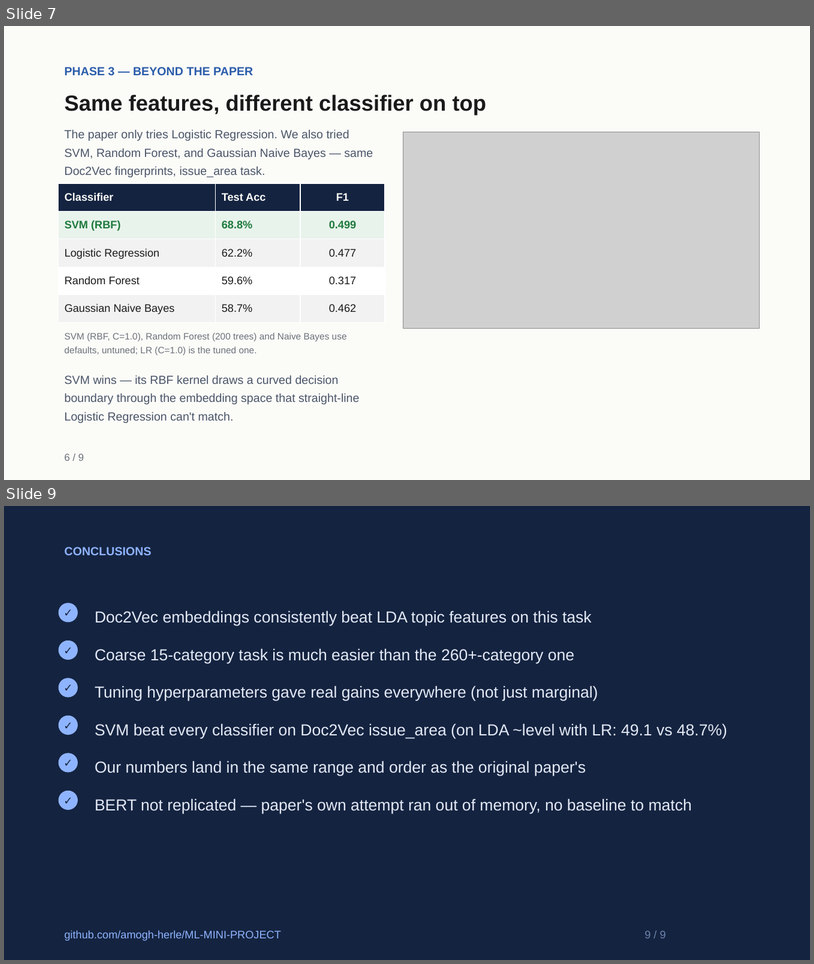
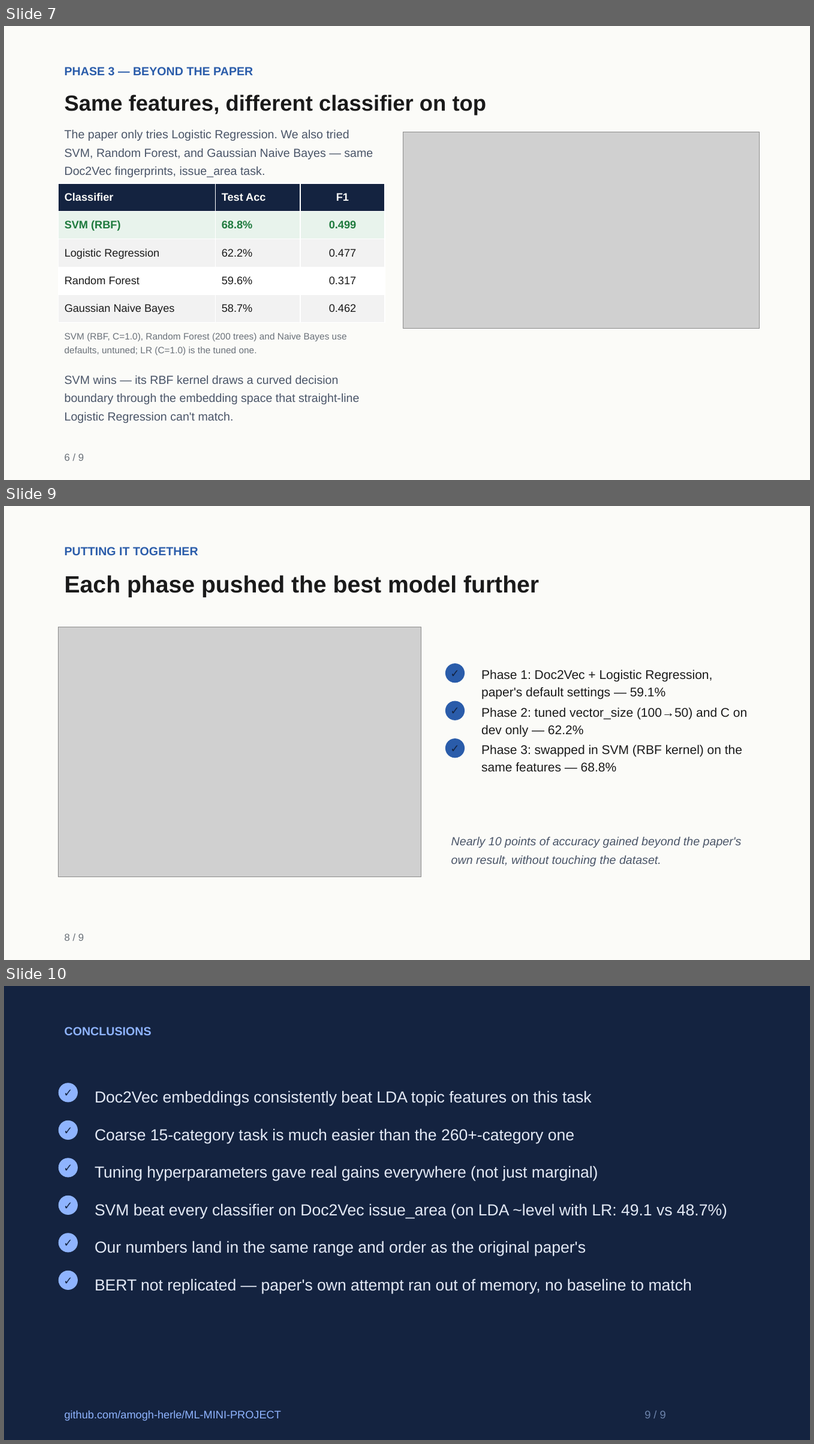
Before and after one commit to amogh-herle/ML-MINI-PROJECT, a slide deck: report/slides.pptx. Shown one above the other, each under a label of ours: slides 7 and 9 before the commit, slides 7, 9 and 10 after it; the slides between them are not shown. The pictures are 814x964 and 814x1444 pixels, drawn with LibreOffice and Linux fonts; fonts in the diff are those of the drawing; grey boxes stand for pictures. Boxes give left, top, right and bottom in pixels: in the first picture for what was removed or moved away, otherwise in the second. Text is boxed around its words. In the diff, an @@ line names an element or a change of style, - is before the commit and + after.

Commit message:
Slides: add 2 new comparison charts, icon accents, now 10 slides
- results/figures/per_category_f1.png: grouped bar, LDA vs Doc2Vec F1 across
  all 13 issue_area categories -- replaces the old text-only Insights slide
  cards, shows LDA collapsing on rare categories far more clearly than prose
- results/figures/progress_by_phase.png: Doc2Vec+issue_area test accuracy
  across all 3 phases (59.1% -> 62.2% -> 68.8%), line+bar combo
- new slide 'Putting It Together' (9 slides -> 10) walks through that
  progress chart with per-phase bullets, drives home the ~10pp total gain
- Approach slide: small icon badges (Sigma for LDA/stats, command-glyph for
  Doc2Vec/embeddings) on each method card
- fixed footer numbering (content-slide-count denominator, was previously
  inconsistent between early and late slides)

```diff
--- a/report/slides.pptx
+++ b/report/slides.pptx
@@ slide 9 added at <box>4,506,810,960</box>, background #FFFFFF @@
@@ rectangle added at <box>4,506,810,960</box>, fill #FBFBF8 @@
@@ text added at <box>65,547,198,555</box>, 14 pt, text #2A5CAA, bold @@
+PUTTING IT TOGETHER
@@ text added at <box>65,575,539,597</box>, 28 pt, text #1A1A1A, bold @@
+Each phase pushed the best model further
@@ picture added at <box>59,627,422,876</box> @@
@@ ellipse added at <box>446,663,465,682</box>, fill #2A5CAA, 13 pt, text #142340, bold @@
+✓
@@ text added at <box>482,669,713,699</box>, 15 pt, text #1A1A1A @@
+Phase 1: Doc2Vec + Logistic Regression, paper's default settings — 59.1%
@@ ellipse added at <box>446,701,465,720</box>, fill #2A5CAA, 13 pt, text #142340, bold @@
+✓
@@ text added at <box>482,707,747,736</box>, 15 pt, text #1A1A1A @@
+Phase 2: tuned vector_size (100→50) and C on dev only — 62.2%
@@ ellipse added at <box>446,738,465,757</box>, fill #2A5CAA, 13 pt, text #142340, bold @@
+✓
@@ text added at <box>482,744,743,772</box>, 15 pt, text #1A1A1A @@
+Phase 3: swapped in SVM (RBF kernel) on the same features — 68.8%
@@ text added at <box>452,837,742,866</box>, 14 pt, text #4A5568, italic @@
+Nearly 10 points of accuracy gained beyond the paper's own result, without touching the dataset.
@@ text added at <box>65,933,84,940</box>, 12 pt, text #6A7179 @@
+8 / 9
@@ what was slide 9 is now slide 10 @@
```
Also in this commit, not shown: 2 slides changed, 4 other files.
